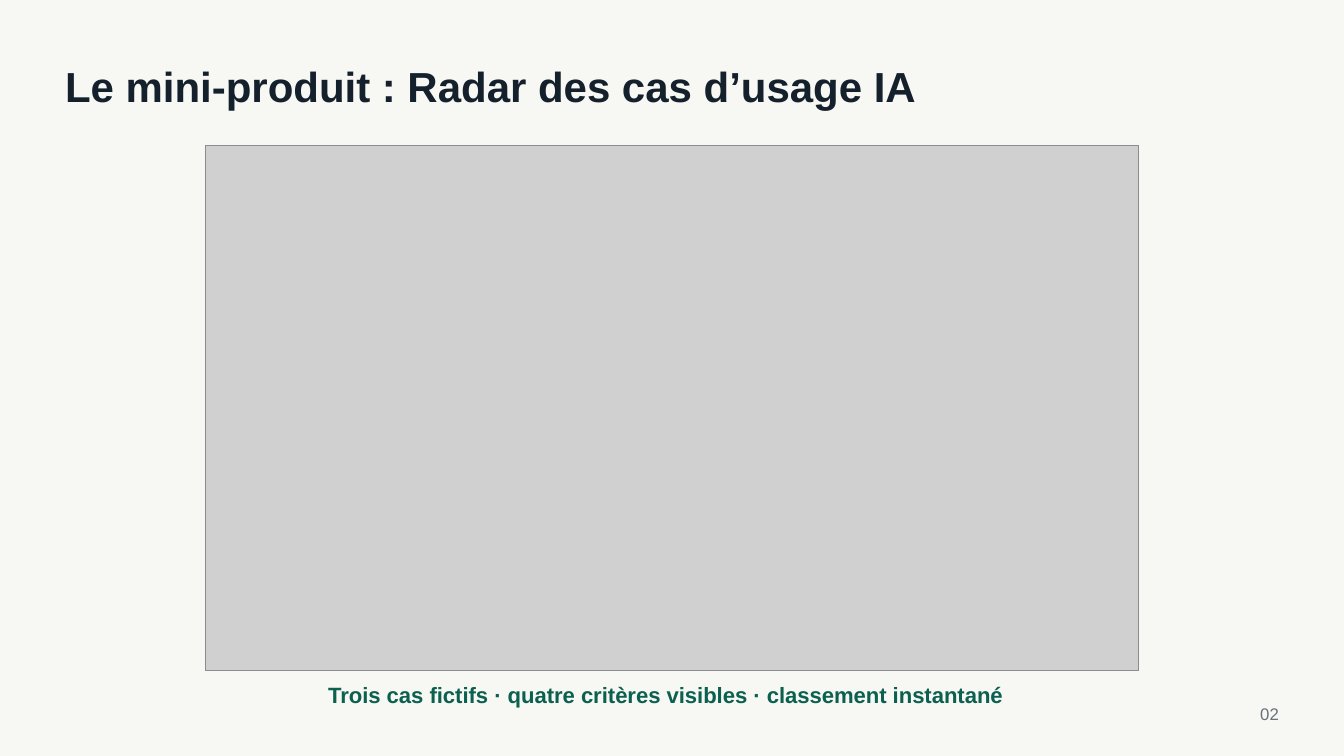
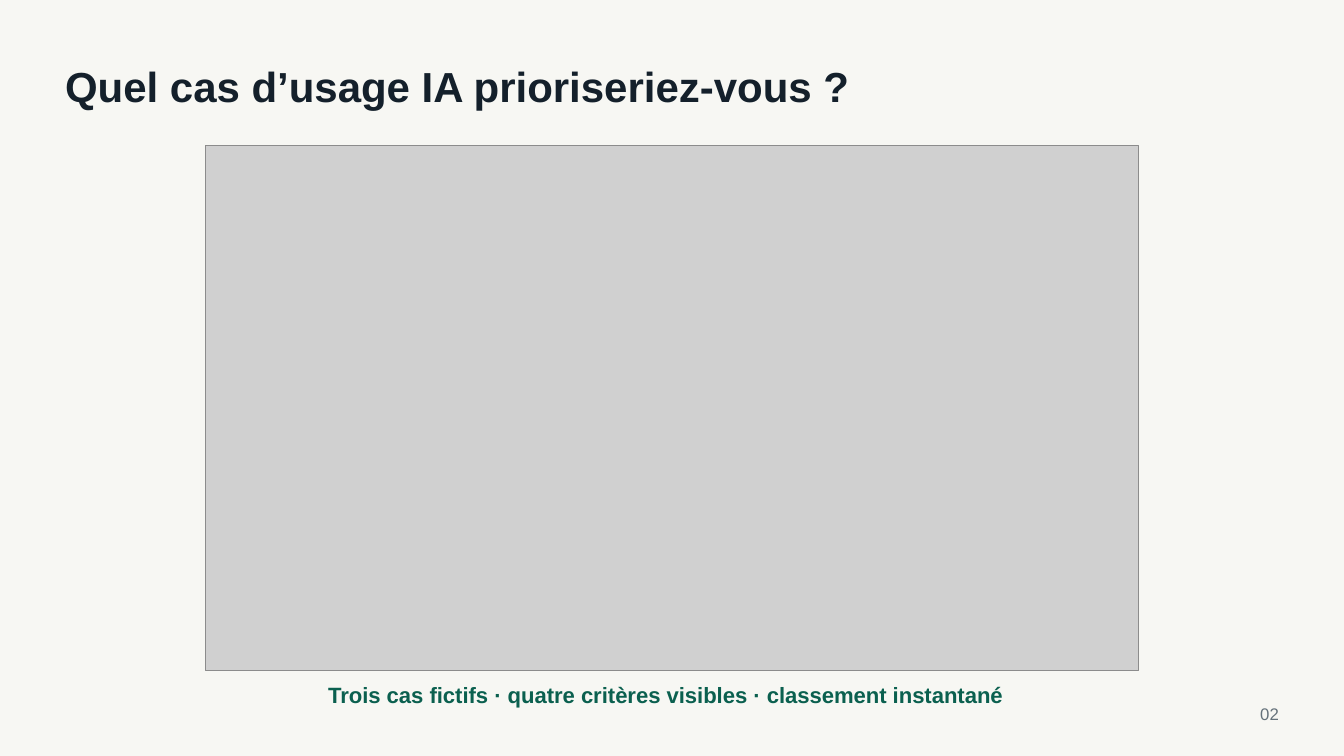
Before and after one commit to Mohamedballouch/radar-ia-casablanca-demo, a slide deck: slide 2 of workshop/slides/atelier-pdsf-pdo-casablanca.pptx. Drawn at 1344x756 pixels with LibreOffice and Linux fonts; fonts in the diff are those of the drawing; grey boxes stand for pictures. Boxes give left, top, right and bottom in pixels: in the first picture for what was removed or moved away, otherwise in the second. Text is boxed around its words. In the diff, an @@ line names an element or a change of style, - is before the commit and + after.

```diff
--- a/workshop/slides/atelier-pdsf-pdo-casablanca.pptx
+++ b/workshop/slides/atelier-pdsf-pdo-casablanca.pptx
@@ text at box(65, 71, 812, 111): text changed @@
-Le mini-produit : Radar des cas d’usage IA
+Quel cas d’usage IA prioriseriez-vous ?
```
Also in this commit, not shown: 10 other slides changed, 1 slide added, 1 slide removed, 2 other files.
